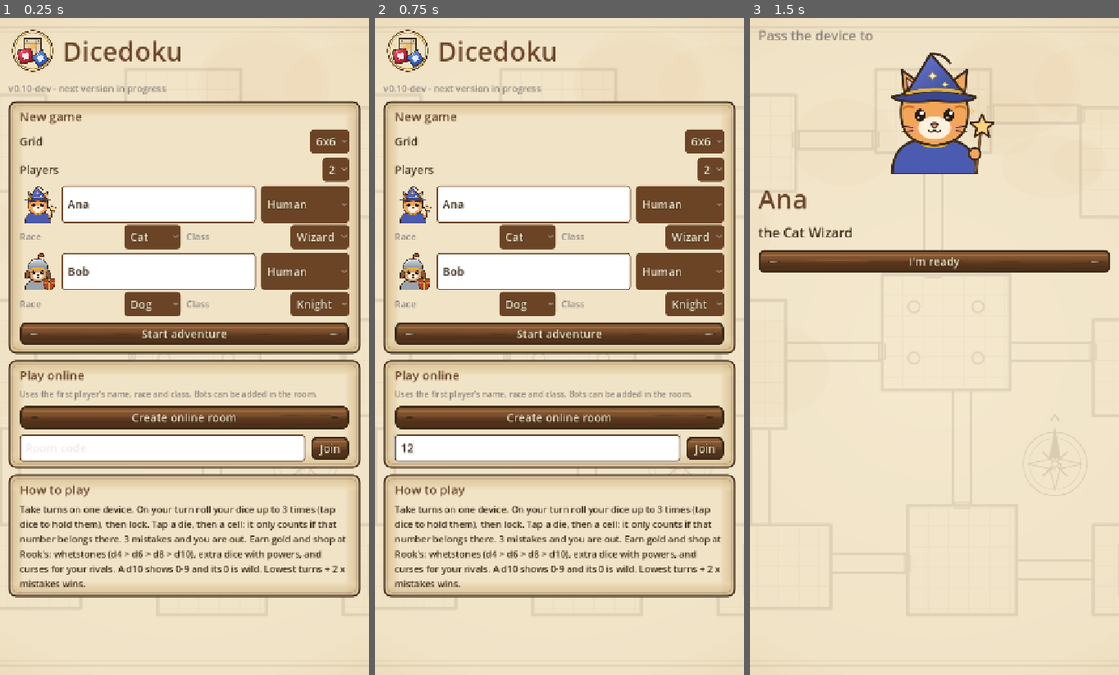
Above: before the commit, frames 1-3 (left to right).
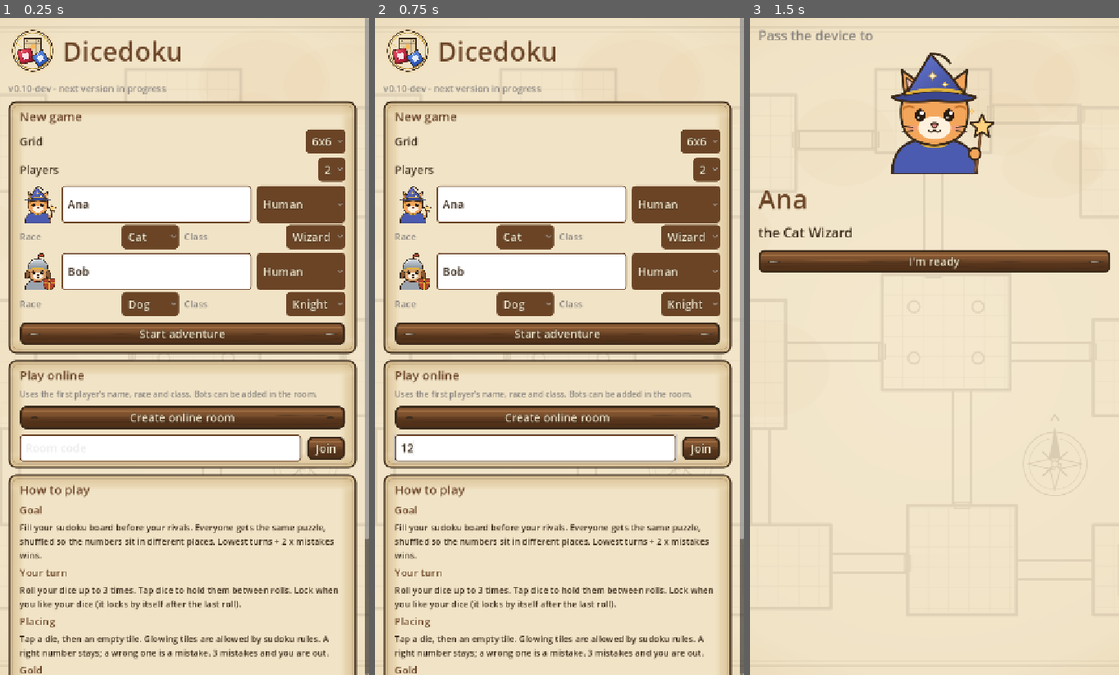
Above: after the commit, the same moments.

Repository: Eddie-Oliveira/dicedoku
Game: Godot game, scene res://ui/main.tscn
Two runs of this game, one before a commit and one after it. Both use one fixed random seed, a clock stepped at 60 frames per second and the inputs below.
Inputs (mouse positions are in pixels of both pictures, inside the frame that each line leads up to):
- Up to frame 1 (0.25 s): no input
- Up to frame 2 (0.75 s): click (537, 445) at 0.52 s; type "12" at 0.6 s
- Up to frame 3 (1.5 s): click "Start adventure" at 1.25 s

The runs differ from the first frame. In frame 1, 11% of the frame differs, in the area x 2-100%, y 0-100%; in frame 2, 11%; in frame 3, nothing differs.

Commit message:
ui: clearer How to play sections for the friends-and-family test
Co-Authored-By: Claude Opus 5.5 <noreply@anthropic.com>
Claude-Session: https://claude.ai/code/session_01XSUQGHsYJzJXVrGL9UwgUn

Diff:
--- a/godot/ui/main.gd
+++ b/godot/ui/main.gd
@@ -16,6 +16,14 @@
 const DIE_COLORS := {4: Color("#2A9D8F"), 6: Color("#C0392B"), 8: Color("#2E5EAA"), 10: Color("#7D3C98")}
 const KIND_TAGS := {"mirror": " Mirror", "safe": " Safe", "golden": " Gold", "loaded": " Loaded"}
 const SIZES := [4, 6, 9]
+const HOW_TO := [
+	["Goal", "Fill your sudoku board before your rivals. Everyone gets the same puzzle, shuffled so the numbers sit in different places. Lowest turns + 2 x mistakes wins."],
+	["Your turn", "Roll your dice up to 3 times. Tap dice to hold them between rolls. Lock when you like your dice (it locks by itself after the last roll)."],
+	["Placing", "Tap a die, then an empty tile. Glowing tiles are allowed by sudoku rules. A right number stays; a wrong one is a mistake. 3 mistakes and you are out."],
+	["Gold", Rules.GOLD_RULES],
+	["Rook's shop", "Whetstones upgrade a die (d4 > d6 > d8 > d10; 9x9 needs d10s for 7, 8, 9). Extra dice: Mirror (value -1, value or +1), Safe (misses are free), Golden (+2 gold), Loaded (rerolls useless faces). Scribe's quill memos the possible numbers on tiles. A d10 shows 0-9: its 0 is wild."],
+	["Curses", "Hex: rival loses a roll. Blight: 2 of the rival's dice turn into 1s when they lock. Shackle: rival holds only 1 die. A Ward blocks one curse."],
+]
 const A := "res://assets/"
 const FIREBASE_URL := "https://dicedoku-ac99f-default-rtdb.firebaseio.com"
 var online: Online = null
@@ -358,7 +366,9 @@
 	jr.add_child(btn("Join", _on_join_online))
 	o.add_child(jr)
 	var h := panel("How to play")
-	h.add_child(lbl("Take turns on one device. On your turn roll your dice up to 3 times (tap dice to hold them), then lock. Tap a die, then a cell: it only counts if that number belongs there. 3 mistakes and you are out. Earn gold and shop at Rook's: whetstones (d4 > d6 > d8 > d10), extra dice with powers, and curses for your rivals. A d10 shows 0-9 and its 0 is wild. Lowest turns + 2 x mistakes wins.", 18))
+	for sec in HOW_TO:
+		h.add_child(lbl(sec[0], 20, C_WOOD))
+		h.add_child(lbl(sec[1], 17))
 
 func _on_class(ix: int, seat: int) -> void:
 	lobby["classes"][seat] = ix
